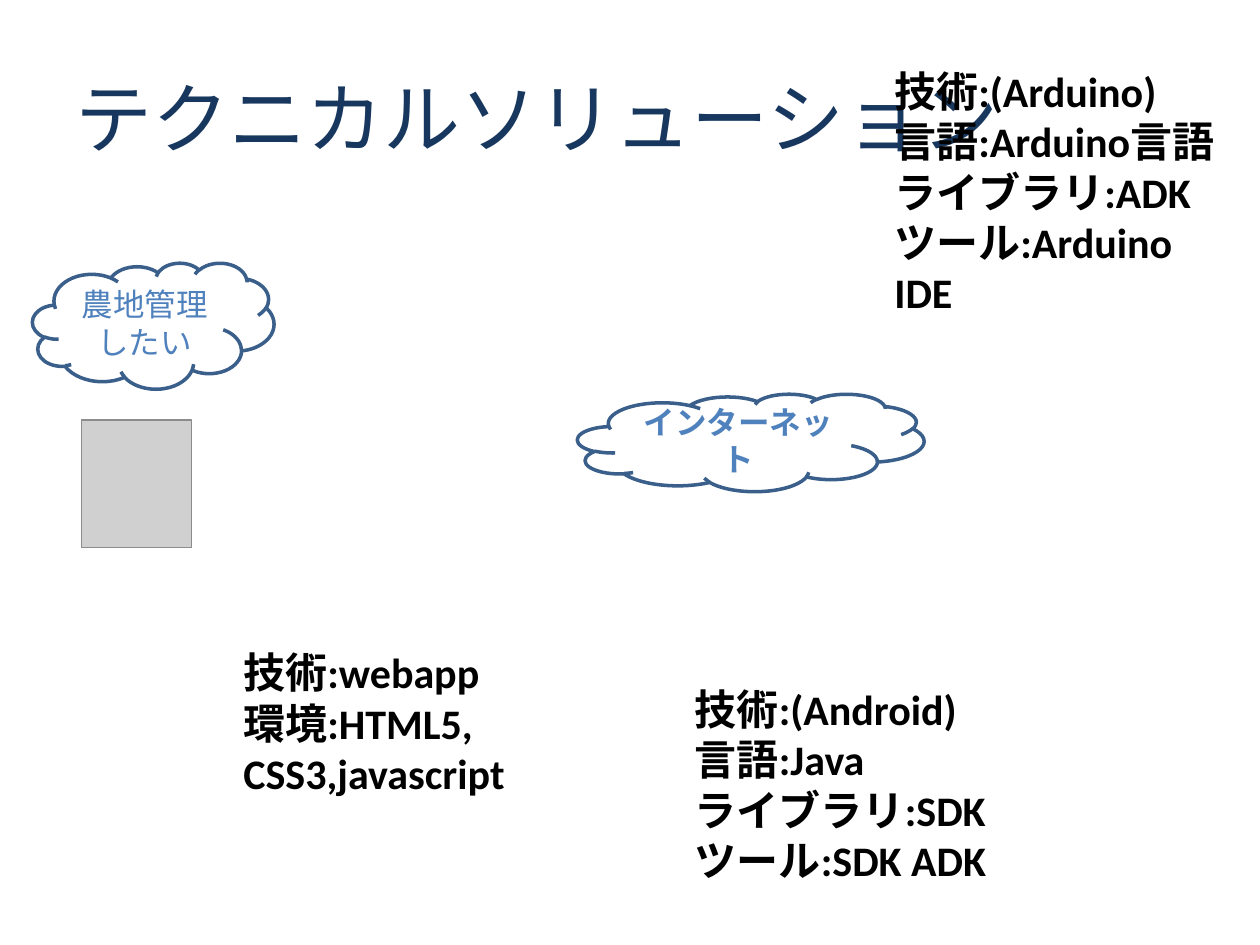
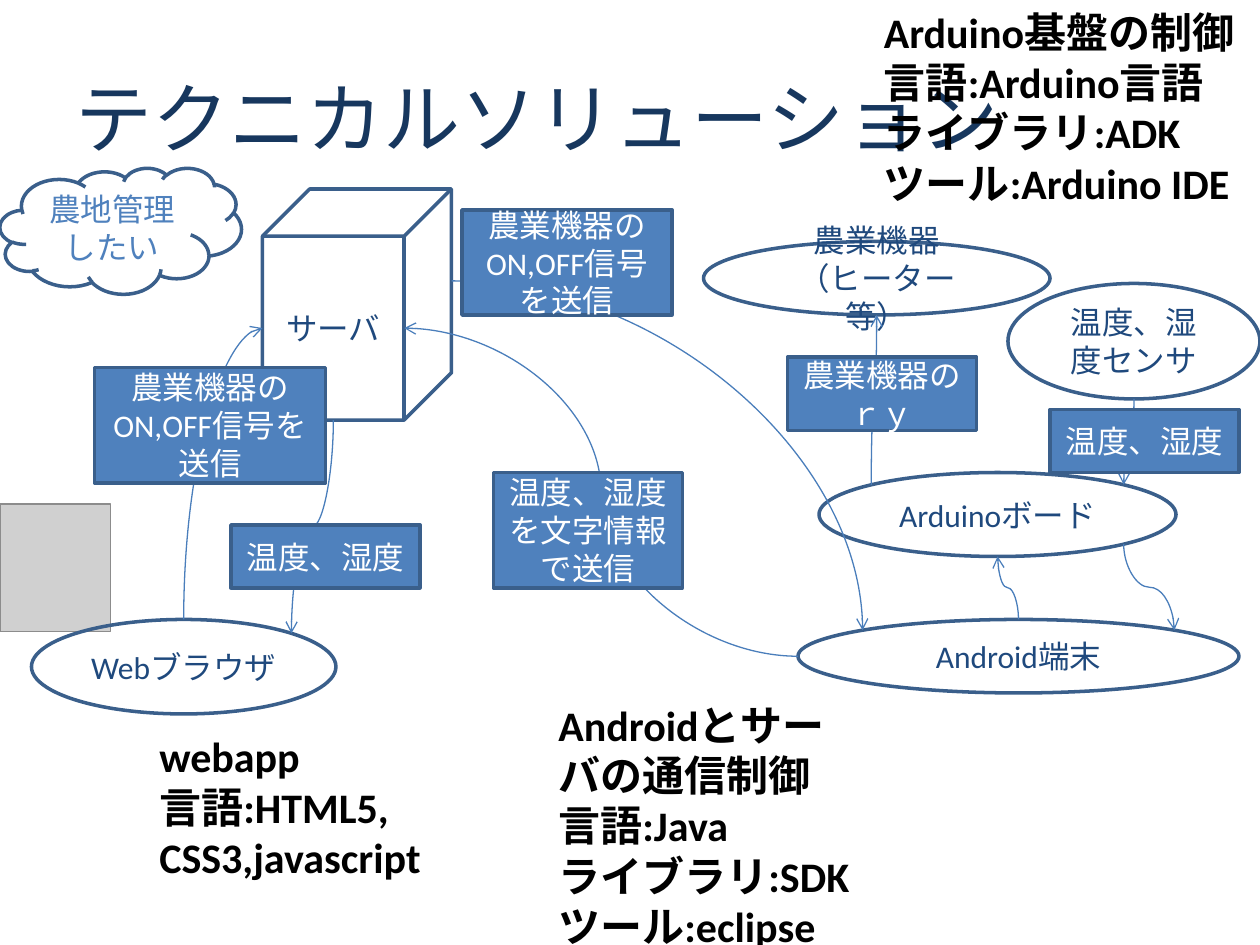
Before and after one commit to class-snct-rikitakelab/SmartGreenhousing, a slide deck: slide 7 of deck0501.pptx. Drawn at 1260x945 pixels with LibreOffice and Linux fonts; fonts in the diff are those of the drawing; grey boxes stand for pictures; background and template pictures are left out. Boxes give left, top, right and bottom in pixels: in the first picture for what was removed or moved away, otherwise in the second. Text is boxed around its words. In the diff, an @@ line names an element or a change of style, - is before the commit and + after.

Commit message:
deck0501 ソリューション追加

```diff
--- a/deck0501.pptx
+++ b/deck0501.pptx
@@ text "Arduino基盤の制御": place and size @@
-text "Arduino基盤の制御" at (894,71,1214,260)
+text "Arduino基盤の制御" at (884,13,1234,201)
@@ text at (884,13,1234,52): text changed @@
-技術:(Arduino)
+Arduino基盤の制御
@@ cloud "農地管理したい": place and size @@
-cloud "農地管理したい" at (33,263,275,389)
+cloud "農地管理したい" at (0,168,242,294)
@@ cube added at (262,189,451,420), outline #3A5F8C 2 pt, 18 pt, text #1F497D @@
+サーバ
@@ rectangle added at (462,210,673,315), fill #4F81BD, outline #3A5F8C 2 pt, 18 pt, text #FFFFFF @@
+農業機器のON,OFF信号を送信
@@ ellipse added at (703,242,1050,315), outline #3A5F8C 2 pt, 18 pt, text #1F497D @@
+農業機器
+（ヒーター等）
@@ curved arrow added from (451, 281) to (863, 630), #4B7EBC 0.75 pt @@
@@ ellipse added at (1008,284,1260,399), outline #3A5F8C 2 pt, 18 pt, text #1F497D @@
+温度、湿度センサ
@@ curved arrow added from (184, 620) to (262, 328), #4B7EBC 0.75 pt @@
@@ curved arrow added from (798, 656) to (404, 328), #4B7EBC 0.75 pt @@
@@ curved arrow added from (871, 485) to (877, 315), #4B7EBC 0.75 pt @@
@@ rectangle added at (788,357,976,430), fill #4F81BD, outline #3A5F8C 2 pt, 18 pt, text #FFFFFF @@
+農業機器のｒｙ
@@ rectangle added at (94,368,325,484), fill #4F81BD, outline #3A5F8C 2 pt, 18 pt, text #FFFFFF @@
+農業機器のON,OFF信号を送信
@@ cloud removed at (577,394,924,491) @@
-インターネット
@@ rectangle added at (1050,410,1239,472), fill #4F81BD, outline #3A5F8C 2 pt, 18 pt, text #FFFFFF @@
+温度、湿度
@@ curved arrow added from (1134, 399) to (1124, 485), #4B7EBC 0.75 pt @@
@@ curved arrow added from (334, 420) to (291, 634), #4B7EBC 0.75 pt @@
@@ rectangle added at (494,472,683,588), fill #4F81BD, outline #3A5F8C 2 pt, 18 pt, text #FFFFFF @@
+温度、湿度を文字情報で送信
@@ ellipse added at (819,472,1176,557), outline #3A5F8C 2 pt, 18 pt, text #1F497D @@
+Arduinoボード
@@ picture: place and size @@
-picture at (82,420,193,547)
+picture at (0,504,111,631)
@@ rectangle added at (231,525,420,588), fill #4F81BD, outline #3A5F8C 2 pt, 18 pt, text #FFFFFF @@
+温度、湿度
@@ curved arrow added from (1018, 620) to (998, 557), #4B7EBC 0.75 pt @@
@@ curved arrow added from (1124, 544) to (1174, 630), #4B7EBC 0.75 pt @@
@@ ellipse added at (32,620,336,714), outline #3A5F8C 2 pt, 18 pt, text #1F497D @@
+Webブラウザ
@@ ellipse added at (798,620,1239,693), outline #3A5F8C 2 pt, 18 pt, text #1F497D @@
+Android端末
@@ text at (695,689,957,731): text changed @@
-技術:(Android)
+Androidとサーバの通信制御
@@ text "Androidとサーバの通信制御": place and size @@
-text "Androidとサーバの通信制御" at (695,689,986,878)
+text "Androidとサーバの通信制御" at (558,806,849,945)
@@ text at (159,742,420,880): text changed @@
-技術:webapp
-環境:HTML5,
-CSS3,javascript
+webapp
+言語:HTML5,
+CSS3,javascript
@@ text at (558,909,815,945): text changed @@
-ツール:SDK ADK
+ツール:eclipse
```
Also in this commit, not shown: 1 other slide changed.
